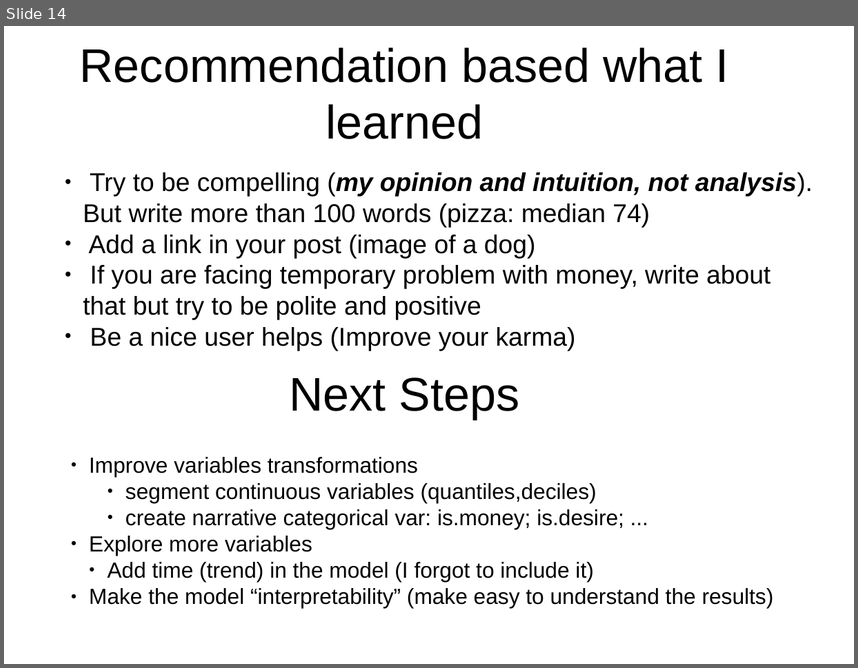
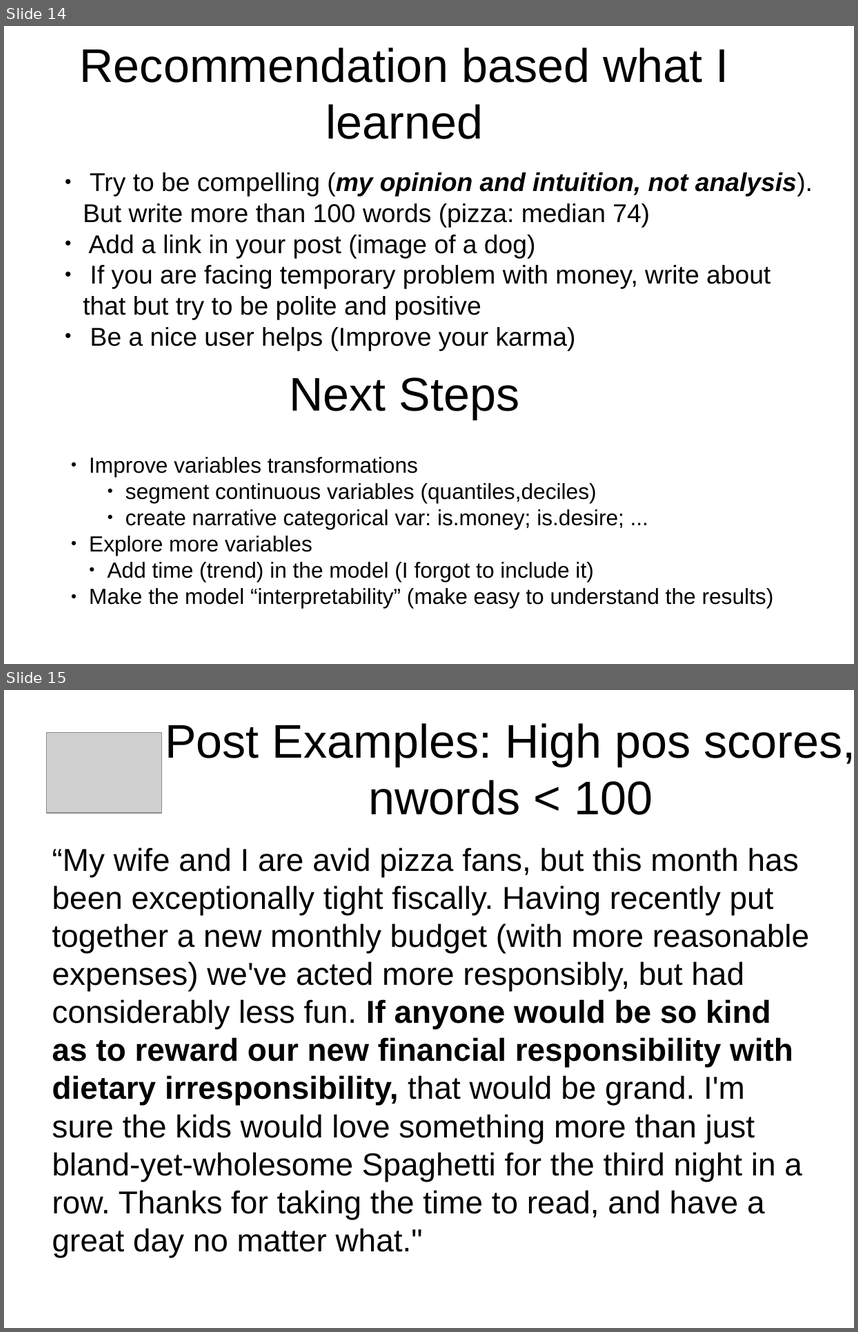
Before and after one commit to leandroohf/raop, a slide deck: doc/pres/pres.odp. Shown one above the other, each under a label of ours: slide 14 before the commit, slides 14 and 15 after it. The pictures are 858x668 and 858x1332 pixels, drawn with LibreOffice and Linux fonts; fonts in the diff are those of the drawing; grey boxes stand for pictures. Boxes give left, top, right and bottom in pixels: in the first picture for what was removed or moved away, otherwise in the second. Text is boxed around its words. In the diff, an @@ line names an element or a change of style, - is before the commit and + after.

Commit message:
doc: Review pres
* Add high pos scores, nwords < 100, get pizza examples
* Add some Hootsuite manifesto keywords in the pres

```diff
--- a/doc/pres/pres.odp
+++ b/doc/pres/pres.odp
@@ slide 15 added at box(4, 690, 854, 1328), background #FFFFFF @@
@@ title added at box(165, 723, 854, 815), 44 pt, text #000000 @@
+Post Examples: High pos scores, nwords < 100
@@ picture added at box(46, 732, 162, 813) @@
@@ text added at box(52, 847, 809, 1219), 29.6 pt, text #000000 @@
+“My wife and I are avid pizza fans, but this month has been exceptionally tight fiscally. Having recently put together a new monthly budget (with more reasonable expenses) we've acted more responsibly, but had considerably less fun. If anyone would be so kind as to reward our new financial responsibility with dietary irresponsibility, that would be grand. I'm sure the kids would love something more than just bland-yet-wholesome Spaghetti for the third night in a row. Thanks for taking the time to read, and have a great day no matter what."
```
Also in this commit, not shown: 2 slides changed, 1 other slide added.
